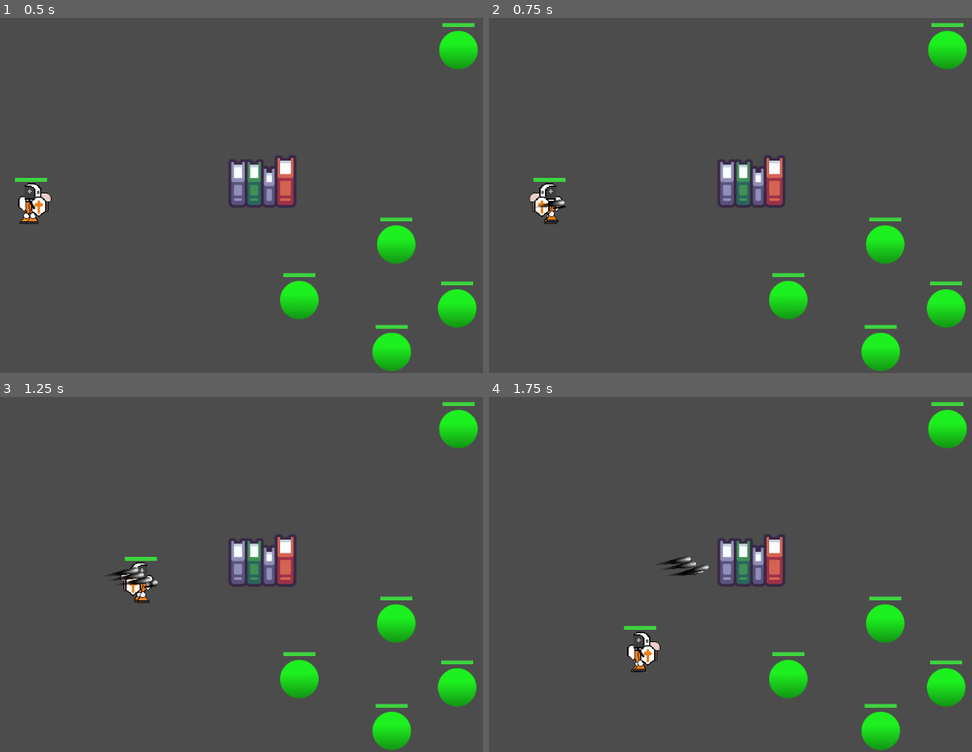
Above: before the commit, frames 1-4 (two rows, left to right).
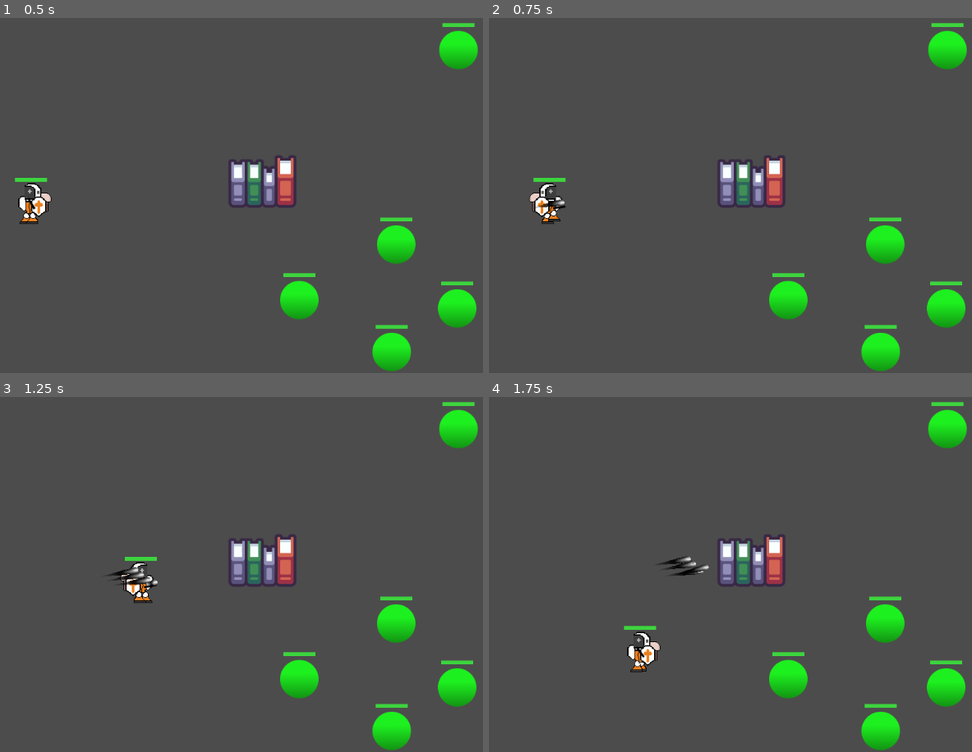
Above: after the commit, the same moments.

Repository: NPGodotEngine/Hack_And_Slash
Game: Godot game, scene res://Levels/TestLevel.tscn
Same seed, same stepped clock (60 frames per second), same inputs: the game is played once before the commit and once after it. The project has no main scene, so this scene is started directly.
Inputs (mouse positions are in pixels of both pictures, inside the frame that each line leads up to):
- Up to frame 1 (0.5 s): no input
- Up to frame 2 (0.75 s): tap Enter at 0.5 s; move the mouse to (865, 163) at 0.52 s; press the mouse at (865, 163) at 0.53 s; hold D (move_right) from 0.53 s (still down)
- Up to frame 3 (1.25 s): keep holding D (move_right)
- Up to frame 4 (1.75 s): move the mouse to (585, 578) at 1.27 s; release D (move_right) at 1.28 s; release the mouse at (585, 578) at 1.28 s; hold S (move_down) from 1.28 s (still down); right-click (585, 578) at 1.35 s

Frame 1 is identical in both runs. In frame 2, less than 0.1% of the frame differs, in the area x 10-15%, y 54-58%; in frame 3, less than 0.1%; in frame 4, less than 0.1%.

Commit message:
Feature: add player runing animation

Diff:
--- a/Character/Character.gd
+++ b/Character/Character.gd
@@ -14,9 +14,6 @@
 
 # Emit when character die
 signal die(character)
-
-# Emit when character's velocity has changed
-signal character_velocity_changed(prev_velocity, velocity)
 
 
 
@@ -56,7 +53,7 @@
 var character_comps: Array = []
 
 # Player current velocity
-var velocity := Vector2.ZERO setget set_velocity
+var velocity := Vector2.ZERO
 
 ## Getter Setter ##
 
@@ -64,12 +61,6 @@
 func _no_set(_value) -> void:
     push_warning("Set property not allowed")
     return
-
-# Set character's velocity
-func set_velocity(value:Vector2) -> void:
-	var old_velocity: Vector2 = velocity
-	velocity = value
-	emit_signal("character_velocity_changed", old_velocity, velocity)
 
 # Set movement speed reduction
 ##
--- a/Character/Mobs/Dummy/Dummy.gd
+++ b/Character/Mobs/Dummy/Dummy.gd
@@ -107,8 +107,7 @@
 	velocity += steering_velocity
 
 	# Move player
-	var vel = move_and_slide(velocity)
-	set_velocity(vel)
+	velocity = move_and_slide(velocity)
 
 
 func _on_detect_player(body:Node) -> void:
--- a/Character/Player/Player.gd
+++ b/Character/Player/Player.gd
@@ -86,8 +86,7 @@
 	velocity += steering_velocity
 
 	# Move player
-	var vel = move_and_slide(velocity)
-	set_velocity(vel)
+	velocity = move_and_slide(velocity)
 
 func take_damage(hit_damage:HitDamage) -> void:
 	.take_damage(hit_damage)
--- a/Character/Player/Player.tscn
+++ b/Character/Player/Player.tscn
@@ -153,10 +153,10 @@
 tracks/0/imported = false
 tracks/0/enabled = true
 tracks/0/keys = {
-"times": PoolRealArray( 0, 0.3, 0.6, 0.9 ),
-"transitions": PoolRealArray( 1, 0.2, 1, 0.2 ),
-"update": 0,
-"values": [ Vector2( -3, 10 ), Vector2( 6, 6 ), Vector2( 7, 10 ), Vector2( -3, 10 ) ]
+"times": PoolRealArray( 0, 0.3, 0.6, 0.9, 1.1 ),
+"transitions": PoolRealArray( 1, 0.2, 1, 0.2, 1 ),
+"update": 0,
+"values": [ Vector2( -3, 10 ), Vector2( 6, 6 ), Vector2( 7, 10 ), Vector2( -3, 10 ), Vector2( -3, 10 ) ]
 }
 tracks/1/type = "value"
 tracks/1/path = NodePath("kneeFront:rotation_degrees")
@@ -165,10 +165,10 @@
 tracks/1/imported = false
 tracks/1/enabled = true
 tracks/1/keys = {
-"times": PoolRealArray( 0, 0.3, 0.6, 0.9 ),
-"transitions": PoolRealArray( 1, 0.2, 1, 0.2 ),
-"update": 0,
-"values": [ 0.0, 0.0, 0.0, 0.0 ]
+"times": PoolRealArray( 0, 0.3, 0.6, 0.9, 1.1 ),
+"transitions": PoolRealArray( 1, 0.2, 1, 0.2, 1 ),
+"update": 0,
+"values": [ 0.0, 0.0, 0.0, 0.0, 0.0 ]
 }
 tracks/2/type = "value"
 tracks/2/path = NodePath("KneeBack:position")
@@ -177,10 +177,10 @@
 tracks/2/imported = false
 tracks/2/enabled = true
 tracks/2/keys = {
-"times": PoolRealArray( 0, 0.3, 0.6, 0.9 ),
-"transitions": PoolRealArray( 1, 0.2, 1, 0.2 ),
-"update": 0,
-"values": [ Vector2( 7, 10 ), Vector2( -4, 10 ), Vector2( -4, 10 ), Vector2( 4, 6 ) ]
+"times": PoolRealArray( 0, 0.3, 0.6, 0.9, 1.1 ),
+"transitions": PoolRealArray( 1, 0.2, 1, 0.2, 1 ),
+"update": 0,
+"values": [ Vector2( 7, 10 ), Vector2( -4, 10 ), Vector2( -4, 10 ), Vector2( 4, 6 ), Vector2( 7, 10 ) ]
 }
 tracks/3/type = "value"
 tracks/3/path = NodePath("KneeBack:rotation_degrees")
@@ -189,10 +189,10 @@
 tracks/3/imported = false
 tracks/3/enabled = true
 tracks/3/keys = {
-"times": PoolRealArray( 0, 0.3, 0.6, 0.9 ),
-"transitions": PoolRealArray( 1, 0.2, 1, 0.2 ),
-"update": 0,
-"values": [ 0.0, 0.0, 0.0, 0.0 ]
+"times": PoolRealArray( 0, 0.3, 0.6, 0.9, 1.1 ),
+"transitions": PoolRealArray( 1, 0.2, 1, 0.2, 1 ),
+"update": 0,
+"values": [ 0.0, 0.0, 0.0, 0.0, 0.0 ]
 }
 
 [sub_resource type="CapsuleShape2D" id=1]
--- a/Character/Player/PlayerSkin.gd
+++ b/Character/Player/PlayerSkin.gd
@@ -12,16 +12,17 @@
     _character = get_parent()
     assert(_character, "PlayerSkin must be a child of Character")
 
-    _character.connect("character_velocity_changed", self, "_on_character_velocity_changed")
-
     upper_body_animator.play("idle")
 
-func _on_character_velocity_changed(prev_velocity, velocity) -> void:
-    if Vector2.ZERO.is_equal_approx(velocity):
-        upper_body_animator.play("idle")
-        lower_body_animator.stop()
-        lower_body_animator.seek(0)
+func _physics_process(delta: float) -> void:
+    if abs(_character.velocity.x) <= 0.1 and abs(_character.velocity.y) <= 0.1:
+        if not upper_body_animator.is_playing():
+            upper_body_animator.play("idle")
+        if lower_body_animator.is_playing():
+            lower_body_animator.advance(lower_body_animator.current_animation_length)
+            lower_body_animator.stop()
     else:
-        upper_body_animator.stop()
-        upper_body_animator.seek(0)
-        lower_body_animator.play("run")
+        if upper_body_animator.is_playing():
+            upper_body_animator.stop()
+        if not lower_body_animator.is_playing():
+            lower_body_animator.play("run", -1 , 1.5)
